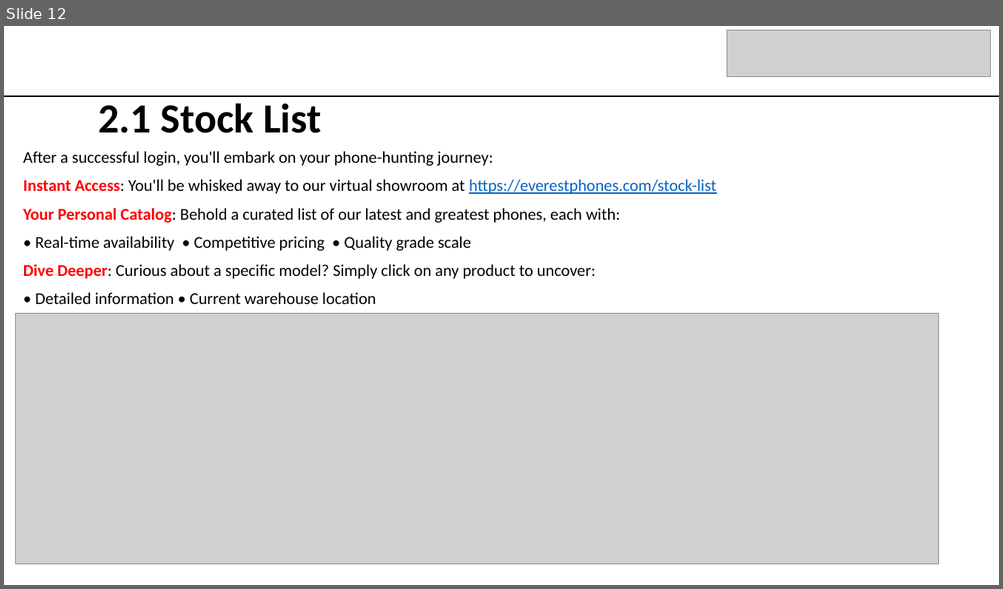
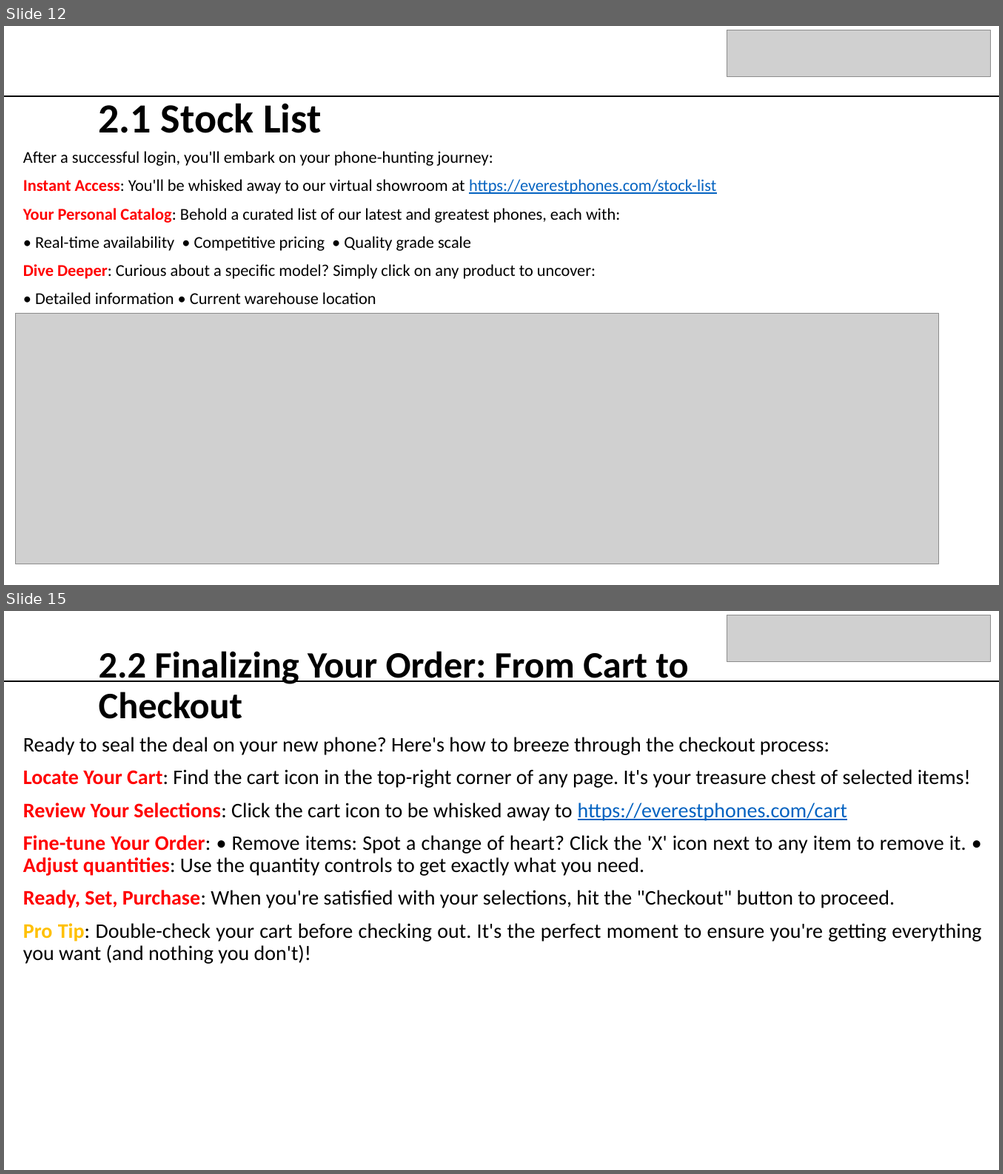
Before and after one commit to bidhan948/Everest-Phones-User-Manual, a slide deck: EVEREST PHONES.pptx. Shown one above the other, each under a label of ours: slide 12 before the commit, slides 12 and 15 after it; the slides between them are not shown. The pictures are 1003x589 and 1003x1174 pixels, drawn with LibreOffice and Linux fonts; fonts in the diff are those of the drawing; grey boxes stand for pictures. Boxes give left, top, right and bottom in pixels: in the first picture for what was removed or moved away, otherwise in the second. Text is boxed around its words. In the diff, an @@ line names an element or a change of style, - is before the commit and + after.

Commit message:
buying Item WIP

```diff
--- a/EVEREST PHONES.pptx
+++ b/EVEREST PHONES.pptx
@@ slide 15 added at <box>4,611,999,1170</box>, background #FFFFFF @@
@@ picture added at <box>727,615,990,663</box> @@
@@ title added at <box>99,651,688,719</box>, 36 pt, text #000000, bold @@
+2.2 Finalizing Your Order: From Cart to Checkout
@@ line added from (4, 681) to (999, 681), #000000 1.5 pt @@
@@ subtitle added at <box>23,737,981,964</box>, 20 pt, text #000000 @@
+Ready to seal the deal on your new phone? Here's how to breeze through the checkout process:
+Locate Your Cart: Find the cart icon in the top-right corner of any page. It's your treasure chest of selected items!
+Review Your Selections: Click the cart icon to be whisked away to https://everestphones.com/cart
+Fine-tune Your Order: • Remove items: Spot a change of heart? Click the 'X' icon next to any item to remove it. • Adjust quantities: Use the quantity controls to get exactly what you need.
+Ready, Set, Purchase: When you're satisfied with your selections, hit the "Checkout" button to proceed.
+Pro Tip: Double-check your cart before checking out. It's the perfect moment to ensure you're getting everything you want (and nothing you don't)!
```
Also in this commit, not shown: 1 slide changed, 1 other slide added, 1 slide removed.
